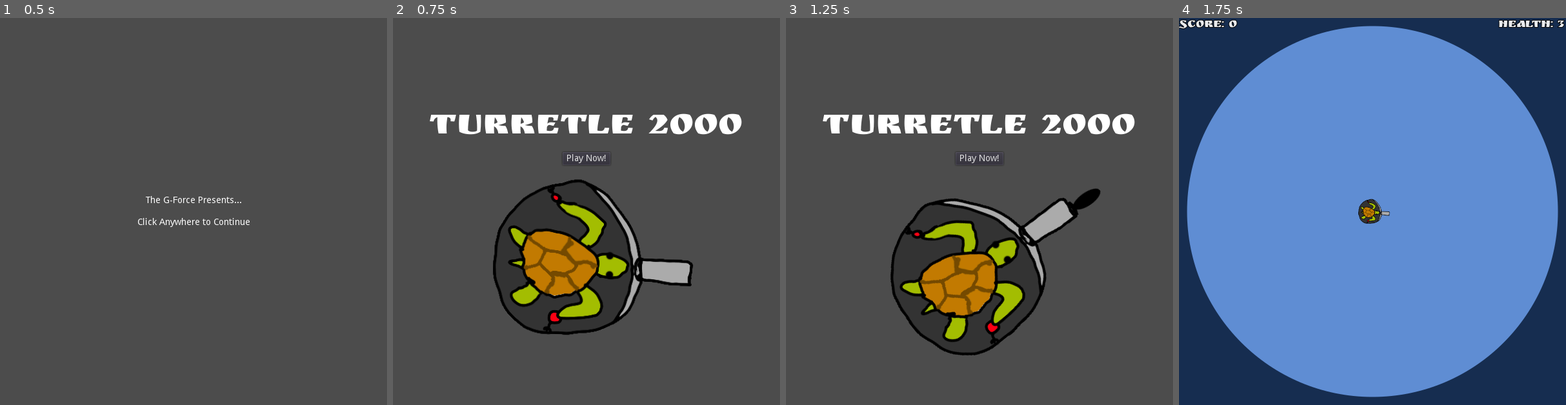
Above: before the commit, frames 1-4 (left to right).
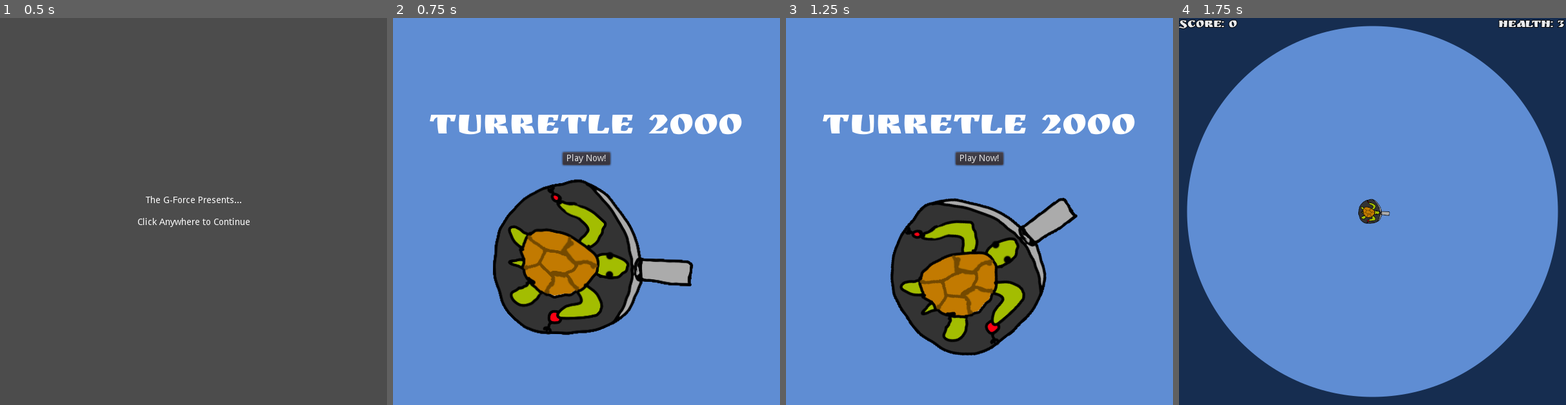
Above: after the commit, the same moments.

Repository: the-g-force/FamJam-March2021
Game: Godot game, scene res://src/Screens/SplashScreen.tscn
Two runs of this game, one before a commit and one after it. Both use one fixed random seed, a clock stepped at 60 frames per second and the inputs below.
Inputs (mouse positions are in pixels of both pictures, inside the frame that each line leads up to):
- Up to frame 1 (0.5 s): no input
- Up to frame 2 (0.75 s): tap Enter at 0.5 s; move the mouse to (671, 192) at 0.52 s; click (671, 192) at 0.67 s
- Up to frame 3 (1.25 s): no input
- Up to frame 4 (1.75 s): click "Play Now!" at 1.25 s

Frame 1 is identical in both runs. In frame 2, 84% of the frame differs, in the area x 0-100%, y 0-100%; in frame 3, 84%; in frame 4, nothing differs.

Commit message:
Add background, reorganize main menu file tree

Diff:
--- a/project/src/Screens/MainMenu.tscn
+++ b/project/src/Screens/MainMenu.tscn
@@ -99,18 +99,20 @@
 "update": 0,
 "values": [ 18.7 ]
 }
-tracks/7/type = "animation"
-tracks/7/path = NodePath("Node2D2/shooting")
+tracks/7/type = "value"
+tracks/7/path = NodePath("torpedo-BIG3:visible")
 tracks/7/interp = 1
 tracks/7/loop_wrap = true
 tracks/7/imported = false
-tracks/7/enabled = false
+tracks/7/enabled = true
 tracks/7/keys = {
-"clips": PoolStringArray( "shooting" ),
-"times": PoolRealArray( 2.5 )
+"times": PoolRealArray( 1.6, 1.9 ),
+"transitions": PoolRealArray( 1, 1 ),
+"update": 1,
+"values": [ true, false ]
 }
 tracks/8/type = "value"
-tracks/8/path = NodePath("torpedo-BIG3:visible")
+tracks/8/path = NodePath("torpedo-BIG3:position")
 tracks/8/interp = 1
 tracks/8/loop_wrap = true
 tracks/8/imported = false
@@ -118,59 +120,20 @@
 tracks/8/keys = {
 "times": PoolRealArray( 1.6, 1.9 ),
 "transitions": PoolRealArray( 1, 1 ),
-"update": 1,
-"values": [ true, false ]
+"update": 0,
+"values": [ Vector2( 215.985, 308.814 ), Vector2( -52.3549, 168.167 ) ]
 }
 tracks/9/type = "value"
-tracks/9/path = NodePath("torpedo-BIG3:position")
+tracks/9/path = NodePath("torpedo-BIG3:rotation_degrees")
 tracks/9/interp = 1
 tracks/9/loop_wrap = true
 tracks/9/imported = false
 tracks/9/enabled = true
 tracks/9/keys = {
-"times": PoolRealArray( 1.6, 1.9 ),
-"transitions": PoolRealArray( 1, 1 ),
-"update": 0,
-"values": [ Vector2( 215.985, 308.814 ), Vector2( -52.3549, 168.167 ) ]
-}
-tracks/10/type = "value"
-tracks/10/path = NodePath("torpedo-BIG3:rotation_degrees")
-tracks/10/interp = 1
-tracks/10/loop_wrap = true
-tracks/10/imported = false
-tracks/10/enabled = true
-tracks/10/keys = {
 "times": PoolRealArray( 1.6 ),
 "transitions": PoolRealArray( 1 ),
 "update": 0,
 "values": [ -149.6 ]
-}
-
-[sub_resource type="Animation" id=3]
-resource_name = "shooting"
-tracks/0/type = "value"
-tracks/0/path = NodePath("torpedo-BIG2:position")
-tracks/0/interp = 1
-tracks/0/loop_wrap = true
-tracks/0/imported = false
-tracks/0/enabled = true
-tracks/0/keys = {
-"times": PoolRealArray( 0, 0.5 ),
-"transitions": PoolRealArray( 1, 1 ),
-"update": 0,
-"values": [ Vector2( 413.192, 416.782 ), Vector2( 660.713, 492.942 ) ]
-}
-tracks/1/type = "value"
-tracks/1/path = NodePath("torpedo-BIG2:visible")
-tracks/1/interp = 1
-tracks/1/loop_wrap = true
-tracks/1/imported = false
-tracks/1/enabled = true
-tracks/1/keys = {
-"times": PoolRealArray( 0, 0.5 ),
-"transitions": PoolRealArray( 1, 1 ),
-"update": 1,
-"values": [ true, false ]
 }
 
 [node name="MainMenu" type="Control"]
@@ -181,6 +144,20 @@
 "_edit_use_anchors_": false
 }
 game_scene = ExtResource( 2 )
+
+[node name="ColorRect" type="ColorRect" parent="."]
+anchor_left = 0.5
+anchor_top = 0.5
+anchor_right = 0.5
+anchor_bottom = 0.5
+margin_left = -429.0
+margin_top = -355.5
+margin_right = 429.0
+margin_bottom = 355.5
+color = Color( 0.372549, 0.552941, 0.827451, 1 )
+__meta__ = {
+"_edit_use_anchors_": false
+}
 
 [node name="PlayButton" type="Button" parent="."]
 anchor_left = 0.5
@@ -219,41 +196,33 @@
 
 [node name="torpedo-BIG" type="Sprite" parent="."]
 visible = false
-position = Vector2( 574.155, 215.051 )
+position = Vector2( 450.781, 290.648 )
 rotation = -0.605629
 z_index = -1
 texture = ExtResource( 5 )
 
 [node name="torpedo-BIG2" type="Sprite" parent="."]
 visible = false
-position = Vector2( 499.129, 447.61 )
+position = Vector2( 648.422, 497.853 )
 rotation = 0.326377
 z_index = -1
 texture = ExtResource( 5 )
 
 [node name="torpedo-BIG3" type="Sprite" parent="."]
-position = Vector2( 215.985, 308.814 )
+visible = false
+position = Vector2( 56.9688, 225.468 )
 rotation = -2.61101
 z_index = -1
 texture = ExtResource( 5 )
 
-[node name="Node2D2" type="Node2D" parent="."]
-rotation = 1.81689
-
-[node name="shooting" type="AnimationPlayer" parent="Node2D2"]
-anims/shooting = SubResource( 3 )
-
 [node name="Node2D" type="Node2D" parent="."]
 position = Vector2( 306.75, 375.565 )
-rotation = -1.96873
+rotation = 0.752761
 
 [node name="turret-BIG" type="Sprite" parent="Node2D"]
 position = Vector2( -0.761444, -1.72195 )
 rotation = -0.676632
 texture = ExtResource( 4 )
-__meta__ = {
-"_edit_lock_": true
-}
 
 [node name="Music" type="AudioStreamPlayer" parent="."]
 stream = ExtResource( 6 )
Not shown: 1 places in project/src/Screens/MainMenu.tscn that only renumber resources
